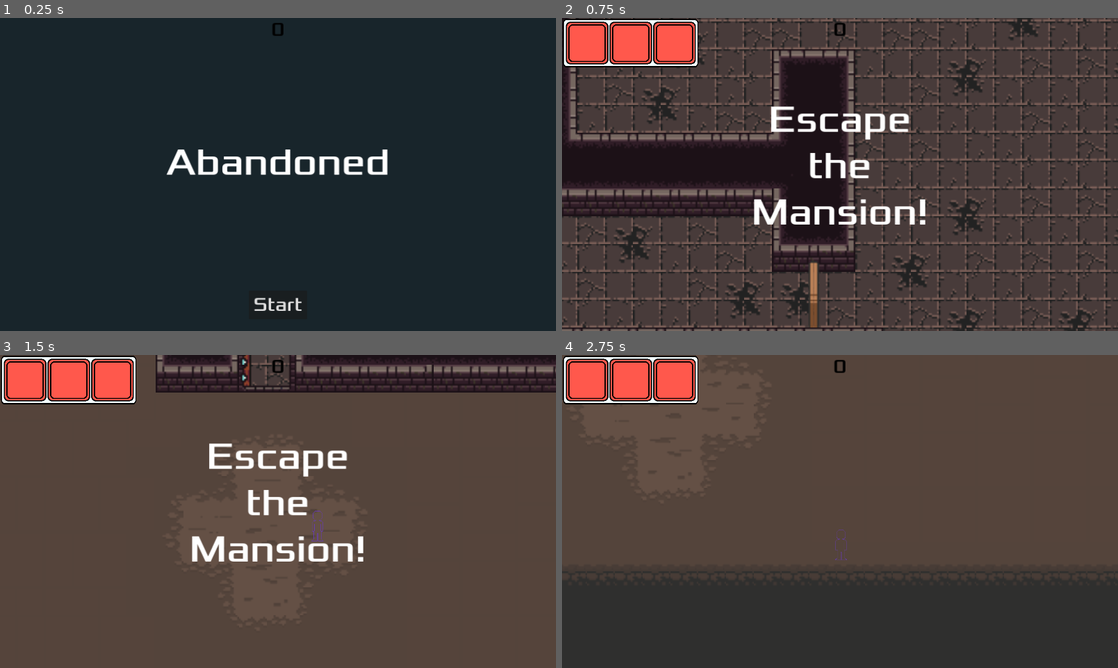
Above: before the commit, frames 1-4 (two rows, left to right).
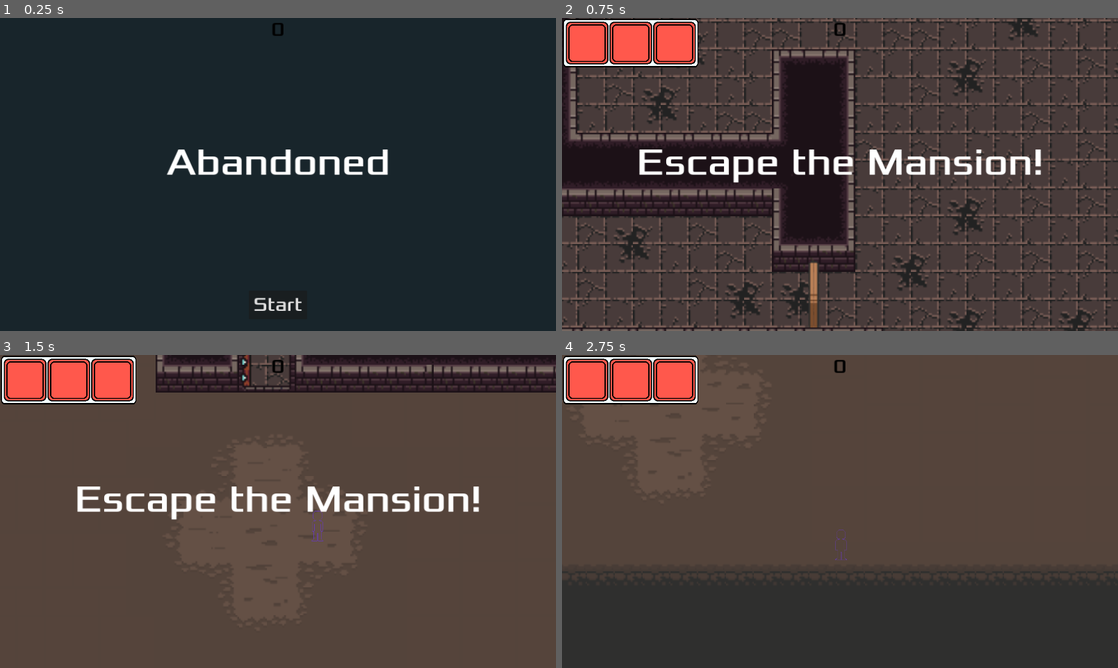
Above: after the commit, the same moments.

Repository: aidanln/1501-final-project
Game: Godot game, scene res://main.tscn
The game is run twice, just before and just after one commit, with the same random seed, the same clock (stepped at 60 frames per second) and the same inputs.
Inputs:
- Up to frame 1 (0.25 s): no input
- Up to frame 2 (0.75 s): click "Start" at 0.5 s
- Up to frame 3 (1.5 s): hold Right (move_right) from 1.28 s (still down)
- Up to frame 4 (2.75 s): release Right (move_right) at 2.03 s; hold Down (move_down) from 2.03 s (still down)

The runs differ from the first frame. In frame 1, 0.4% of the frame differs, in the area x 30-70%, y 42-51%; in frame 2, 4.8%, in the area x 13-87%, y 28-66%; in frame 3, 4.8%; in frame 4, nothing differs.

Commit message:
Lock for main door, multiple escape routes

Diff:
--- a/godotExample/hud.gd
+++ b/godotExample/hud.gd
@@ -24,8 +24,11 @@
 	await get_tree().create_timer(1.0).timeout
 	$StartButton.show()
 
-func show_escaped():
-	show_message("Good Job! You Escaped!")
+func show_escaped1(itemCount):
+	if (itemCount < 3) :
+		show_message("Good Job! You escaped through the main exit. However, you did not collect all of the keys.")
+	else :
+		show_message("Good Job! You escaped through the main exit while collecting all of the keys!")
 	# Wait until the MessageTimer has counted down.
 	await $MessageTimer.timeout
 
@@ -33,6 +36,13 @@
 	# $Message.show()
 	# await get_tree().create_timer(1.0).timeout
 	# $StartButton.show()
+func show_escaped2(itemCount):
+	if (itemCount < 3) :
+		show_message("Good Job! You escaped through the side exit. However, you did not collect all of the keys.")
+	else :
+		show_message("Good Job! You escaped Through the side exit while collecting all of the keys!")
+	# Wait until the MessageTimer has counted down.
+	await $MessageTimer.timeout
 
 func update_score(score):
 	$ScoreLabel.text = str(score)
--- a/godotExample/hud.tscn
+++ b/godotExample/hud.tscn
@@ -33,9 +33,9 @@
 anchor_top = 0.5
 anchor_right = 0.5
 anchor_bottom = 0.5
-offset_left = -360.0
+offset_left = -953.0
 offset_top = -120.0
-offset_right = 360.0
+offset_right = 955.0
 offset_bottom = 60.0
 grow_horizontal = 2
 grow_vertical = 2
--- a/godotExample/main.gd
+++ b/godotExample/main.gd
@@ -52,13 +52,26 @@
 			itemCount += 1
 	if (itemCount > 1):
 		$ScoreTimer.stop()
-		$HUD.show_escaped()
+		$HUD.show_escaped1(itemCount)
 		$Music.stop()
 		$PlayArea.hide()
 		$Path2D.set_process(false)
 		$CanvasLayer.hide()
 	else:
 		$HUD.show_message("You need at least 2 keys first!")
+
+func _on_escape_2_area_entered(_area):
+	var itemCount = 0
+	for item in $Player.inventory.inventory:
+		if (item != null):
+			itemCount += 1
+		$ScoreTimer.stop()
+		$HUD.show_escaped2(itemCount)
+		$Music.stop()
+		$PlayArea.hide()
+		$Path2D.set_process(false)
+		$CanvasLayer.hide()
+
 
 func _on_sfx_timer_timeout():
 	var i = randi_range(1, 6)
@@ -74,3 +87,9 @@
 		$Player/whatwasthat.play()
 	if (i == 6) :
 		$Player/whereami.play()
+
+
+func _on_lock_key_3_area_entered(_area):
+	if ($Player.inventory.inventory[1] != null) :
+		$LockKey3/LockKey3Sprite.hide()
+		$LockKey3/LockKey3Hitbox.queue_free()
--- a/godotExample/main.tscn
+++ b/godotExample/main.tscn
@@ -10,6 +10,7 @@
 [ext_resource type="PackedScene" uid="uid://dbv5xw33fhslv" path="res://key.tscn" id="8_4k2ba"]
 [ext_resource type="PackedScene" uid="uid://nh1janlcs8v1" path="res://inventory/inventory.tscn" id="9_q5aph"]
 [ext_resource type="Texture2D" uid="uid://cgen4q4qfh2s6" path="res://art/mainSpritesheet(16x16).png" id="9_yxjnr"]
+[ext_resource type="Texture2D" uid="uid://batf6sdxbvkiu" path="res://art/Triangle Padlock - BRONZE - 0000.png" id="11_fo0og"]
 
 [sub_resource type="TileSetAtlasSource" id="TileSetAtlasSource_n4i7c"]
 texture = ExtResource("9_yxjnr")
@@ -1177,6 +1178,12 @@
 [sub_resource type="CircleShape2D" id="CircleShape2D_r82fi"]
 radius = 48.4
 
+[sub_resource type="RectangleShape2D" id="RectangleShape2D_u03so"]
+size = Vector2(133, 45)
+
+[sub_resource type="CircleShape2D" id="CircleShape2D_cce8g"]
+radius = 48.4
+
 [node name="Main" type="Node"]
 script = ExtResource("1_8okua")
 
@@ -1217,7 +1224,7 @@
 scale = Vector2(4, 4)
 tile_set = SubResource("TileSet_1fh0w")
 format = 2
-layer_0/tile_data = PackedInt32Array(3932236, 0, 8, 3997772, …(156533 unchanged characters)… 865, 19, 3407888, 1572865, 20, 3473424, 1572865, 21, 3538960, 1572865, 22, 3604496, 1572865, 23, 3670032, 1572865, 24, 3735568, 1572865, 25, 3145745, 1638401, 16, 3211281, 1638401, 17, 3276817, 1638401, 18, 3342353, 1638401, 19, 3407889, 1638401, 20, 3473425, 1638401, 21, 3538961, 1638401, 22, 3604497, 1638401 …(21195 unchanged characters)…
+layer_0/tile_data = PackedInt32Array(3932236, 0, 8, 3997772, …(156533 unchanged characters)… 865, 19, 3407888, 1572865, 20, 3473424, 393217, 27, 3538960, 1572865, 22, 3604496, 1572865, 23, 3670032, 1572865, 24, 3735568, 1572865, 25, 3145745, 1638401, 16, 3211281, 1638401, 17, 3276817, 1638401, 18, 3342353, 1638401, 19, 3407889, 1638401, 20, 3473425, 458753, 27, 3538961, 1638401, 22, 3604497, 1638401 …(21195 unchanged characters)…
 
 [node name="Player" parent="." instance=ExtResource("2_gnskr")]
 z_index = 11
@@ -1277,9 +1284,34 @@
 
 [node name="SFXTimer" type="Timer" parent="."]
 wait_time = 20.0
+
+[node name="LockKey3" type="Area2D" parent="."]
+
+[node name="LockKey3Sprite" type="TextureRect" parent="LockKey3"]
+z_index = 26
+offset_left = 3604.0
+offset_top = 2021.0
+offset_right = 3647.0
+offset_bottom = 2070.0
+texture = ExtResource("11_fo0og")
+stretch_mode = 4
+
+[node name="LockKey3Hitbox" type="CollisionShape2D" parent="LockKey3"]
+z_index = 26
+position = Vector2(3586.5, 2034)
+shape = SubResource("RectangleShape2D_u03so")
+
+[node name="Escape2" type="Area2D" parent="."]
+position = Vector2(1084, 3419)
+
+[node name="EscapeHitbox2" type="CollisionShape2D" parent="Escape2"]
+position = Vector2(2, 2)
+shape = SubResource("CircleShape2D_cce8g")
 
 [connection signal="timeout" from="ScoreTimer" to="." method="_on_score_timer_timeout"]
 [connection signal="timeout" from="StartTimer" to="." method="_on_start_timer_timeout"]
 [connection signal="start_game" from="HUD" to="." method="new_game"]
 [connection signal="area_entered" from="Escape" to="." method="_on_escape_area_entered"]
 [connection signal="timeout" from="SFXTimer" to="." method="_on_sfx_timer_timeout"]
+[connection signal="area_entered" from="LockKey3" to="." method="_on_lock_key_3_area_entered"]
+[connection signal="area_entered" from="Escape2" to="." method="_on_escape_2_area_entered"]
--- a/godotExample/player.gd
+++ b/godotExample/player.gd
@@ -7,9 +7,6 @@
 # Called when the node enters the scene tree for the first time.
 func _ready():
 	hide()
-	print(inventory)
-	print(inventory.inventory.size())
-
 
 # Called every frame. 'delta' is the elapsed time since the previous frame.
 func _process(_delta):
Binary file added: godotExample/art/Triangle Padlock - BRONZE - 0000.png
Not shown, added: godotExample/art/Triangle Padlock - BRONZE - 0000.png.import
Not shown: 1 places in godotExample/main.tscn that only renumber resources
